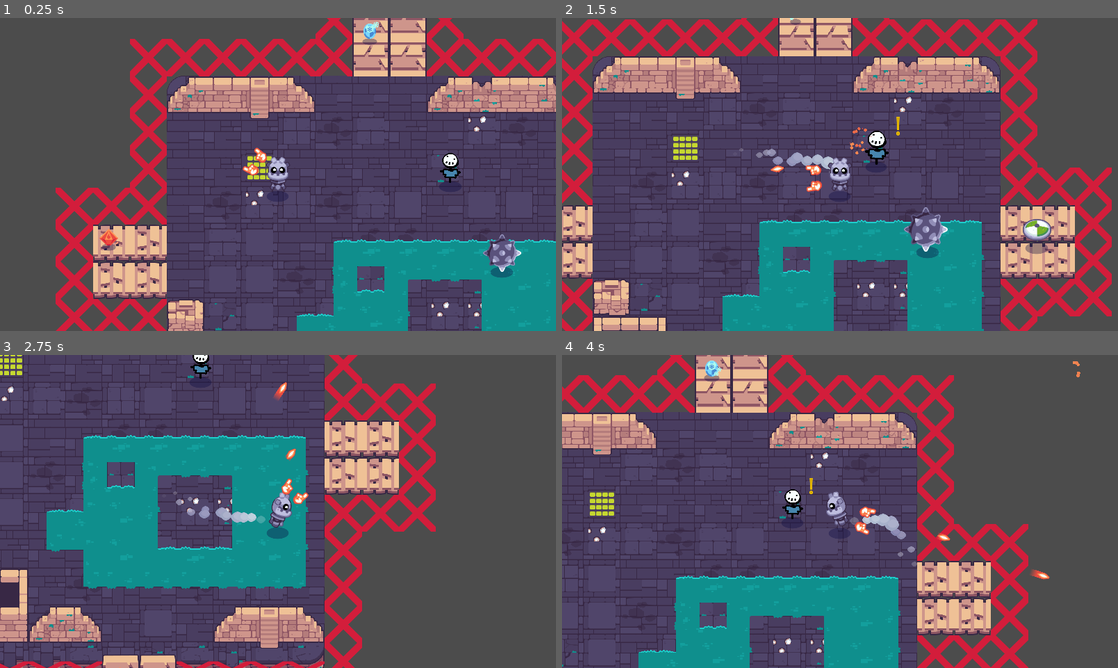
Above: before the commit, frames 1-4 (two rows, left to right).
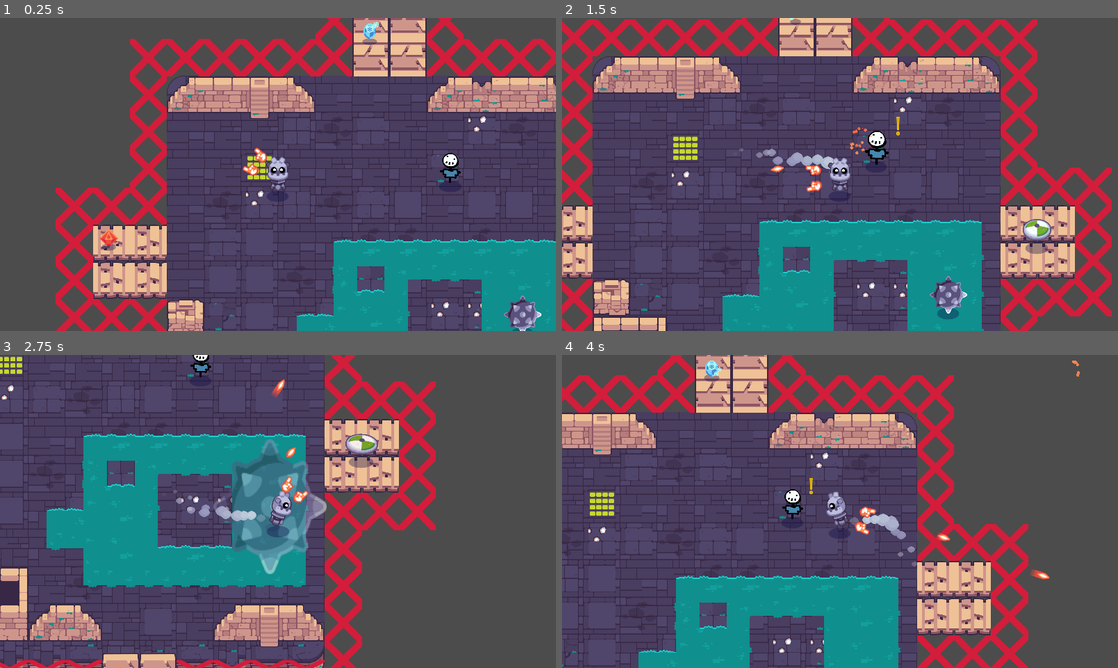
Above: after the commit, the same moments.

Repository: FossRyanH/Godot-Enter-Gungeon-Clone
Game: Godot game, scene res://rooms/TestRoom.tscn
Same seed, same stepped clock (60 frames per second), same inputs: the game is played once before the commit and once after it. The project has no main scene, so this scene is started directly. Sound files missing from this copy of the repository are replaced by a short silence.
Inputs (mouse positions are in pixels of both pictures, inside the frame that each line leads up to):
- Up to frame 1 (0.25 s): no input
- Up to frame 2 (1.5 s): move the mouse to (962, 158) at 0.52 s; press the mouse at (962, 158) at 0.53 s; hold D (move_right) 0.53-1.28 s; move the mouse to (728, 190) at 1.27 s; release the mouse at (728, 190) at 1.28 s; hold S (move_down) from 1.28 s (still down); click (728, 190) at 1.35 s
- Up to frame 3 (2.75 s): move the mouse to (333, 442) at 2.02 s; release S (move_down) at 2.03 s; press the mouse at (333, 442) at 2.03 s; hold D (move_right) from 2.03 s (still down)
- Up to frame 4 (4 s): move the mouse to (812, 574) at 2.77 s; release D (move_right) at 2.78 s; release the mouse at (812, 574) at 2.78 s; hold W (move_up) 2.78-3.53 s; click (812, 574) at 2.85 s; move the mouse to (1006, 558) at 3.52 s; press the mouse at (1006, 558) at 3.53 s; hold A (move_left) from 3.53 s (still down)

The runs differ from the first frame. In frame 1, 1.0% of the frame differs, in the area x 86-98%, y 69-100%; in frame 2, 1.2%; in frame 3, 16%, in the area x 0-79%, y 0-100%; in frame 4, less than 0.1%.

Commit message:
completed bomb mob! including damaging and other bodies in the explosion range!

Diff:
--- a/godot-final-game-start-project/bullets/fire_ball/Fireball.tscn
+++ b/godot-final-game-start-project/bullets/fire_ball/Fireball.tscn
@@ -187,7 +187,7 @@
 color_ramp = SubResource( 10 )
 
 [node name="Fireball" type="Area2D"]
-collision_layer = 0
+collision_layer = 2
 collision_mask = 18
 script = ExtResource( 4 )
 
--- a/godot-final-game-start-project/mobs/Cannon.tscn
+++ b/godot-final-game-start-project/mobs/Cannon.tscn
@@ -9,4 +9,4 @@
 bullet_speed = 750.0
 
 [node name="Position2D" type="Position2D" parent="."]
-position = Vector2( 37, 0 )
+position = Vector2( 82, 0 )
--- a/godot-final-game-start-project/mobs/Mob.gd
+++ b/godot-final-game-start-project/mobs/Mob.gd
@@ -12,7 +12,7 @@
 export var points := 10
 # How far from the player this mob will orbit. The export hint in parentheses limits
 # The minimum and maximum orbit distance you can choose.
-export (float, 100.0, 400.0, 1.0) var orbit_distance := 200
+export (float, 100.0, 400.0, 1.0) var orbit_distance := 200.0
 # Movement speed in pixels per second.
 export var speed := 250.0
 
--- a/godot-final-game-start-project/mobs/bomb/Bomb.gd
+++ b/godot-final-game-start-project/mobs/bomb/Bomb.gd
@@ -1,15 +1,18 @@
 extends Mob
 
-# The amount of damage the shockwave ill deal instead of full damage
-export(int, 1, 4, 1) var shockwave_damage := 1
+export var shockwave_damage := 2
 
-# Get a handle to the shockarea
-onready var shockwave_area := $ShockArea
+onready var shockwave := $ShockArea
 
 
 func _ready() -> void:
 	_animation_player.connect("animation_finished", self, "on_AnimationPlayer_animation_finished")
-	shockwave_area.connect("body_entered", self, "on_ShockArea_body_entered")
+	shockwave.connect("body_entered", self, "on_ShockWave_emitted")
+
+
+func _on_AttackArea_body_entered(body: Robot) -> void:
+	_sprite_alert.visible = true
+	_animation_player.play("will_explode")
 
 
 func on_AnimationPlayer_animation_finished(anim_name: String) -> void:
@@ -20,14 +23,8 @@
 	elif anim_name == "explode":
 		queue_free()
 
-
-func _on_AttackArea_body_entered(body: Robot) -> void:
-	if body is Robot:
-		_animation_player.play("will_explode")
-
-
-func on_ShockArea_body_entered(_body: Node) -> void:
-	if _body == self:
+func on_ShockWave_emitted(body: Node) -> void:
+	if body == self:
 		return
-	if _body.has_method("take_damage"):
-		_body.take_damage(damage)
+	if body.has_method("take_damage"):
+		body.take_damage(damage)
--- a/godot-final-game-start-project/mobs/bomb/Bomb.tscn
+++ b/godot-final-game-start-project/mobs/bomb/Bomb.tscn
@@ -134,24 +134,10 @@
 tracks/9/imported = false
 tracks/9/enabled = true
 tracks/9/keys = {
-"times": PoolRealArray( 0, 0.6, 1.2 ),
-"transitions": PoolRealArray( 1, 1, 1 ),
-"update": 0,
-"values": [ 450.0, 500.0, 450.0 ]
-}
-tracks/10/type = "method"
-tracks/10/path = NodePath(".")
-tracks/10/interp = 1
-tracks/10/loop_wrap = true
-tracks/10/imported = false
-tracks/10/enabled = true
-tracks/10/keys = {
-"times": PoolRealArray( 2 ),
-"transitions": PoolRealArray( 1 ),
-"values": [ {
-"args": [  ],
-"method": "queue_free"
-} ]
+"times": PoolRealArray( 0, 0.15, 0.35, 0.4 ),
+"transitions": PoolRealArray( 1, 1, 1, 1 ),
+"update": 0,
+"values": [ 450.0, 500.0, 575.0, 0.01 ]
 }
 
 [sub_resource type="Animation" id=13]
@@ -184,7 +170,7 @@
 }
 
 [sub_resource type="CircleShape2D" id=10]
-radius = 450.0
+radius = 0.01
 
 [sub_resource type="Gradient" id=11]
 offsets = PoolRealArray( 0, 0.133333, 0.283333, 0.74, 1 )
@@ -244,6 +230,7 @@
 stream = ExtResource( 4 )
 
 [node name="AnimationPlayer" parent="." index="9"]
+autoplay = ""
 anims/explode = SubResource( 3 )
 anims/will_explode = SubResource( 13 )
 
@@ -266,6 +253,5 @@
 texture = ExtResource( 6 )
 
 [node name="Sprite" type="Sprite" parent="ShockArea" index="2"]
-modulate = Color( 1, 1, 1, 0 )
-scale = Vector2( 0.986667, 0.986667 )
+scale = Vector2( 1e-05, 1e-05 )
 texture = ExtResource( 8 )
--- /dev/null
+++ b/godot-final-game-start-project/mobs/shield/Fireball.tscn
@@ -0,0 +1,7 @@
+[gd_scene load_steps=2 format=2]
+
+[ext_resource path="res://bullets/fire_ball/Fireball.tscn" type="PackedScene" id=1]
+
+[node name="Fireball" instance=ExtResource( 1 )]
+collision_layer = 16
+collision_mask = 17
--- a/godot-final-game-start-project/mobs/shield/ShieldMob.tscn
+++ b/godot-final-game-start-project/mobs/shield/ShieldMob.tscn
@@ -37,9 +37,8 @@
 wait_time = 1.0
 
 [node name="Cannon" parent="." index="10" instance=ExtResource( 3 )]
-BulletScene = ExtResource( 6 )
-max_range = 1000.0
-bullet_speed = 650.0
+position = Vector2( -1, 0 )
+max_range = 1250.0
 
 [node name="RayCast2D" type="RayCast2D" parent="." index="11"]
 modulate = Color( 0.313726, 1, 0, 1 )
--- a/godot-final-game-start-project/rooms/TestRoom.tscn
+++ b/godot-final-game-start-project/rooms/TestRoom.tscn
@@ -102,8 +102,7 @@
 
 [node name="ShieldMob" parent="." instance=ExtResource( 9 )]
 position = Vector2( 1534, 598 )
-health = 1
-orbit_distance = 200.0
+health = 2
 
 [node name="Bomb" parent="." instance=ExtResource( 10 )]
-position = Vector2( 1157, 612 )
+position = Vector2( 1228, 823 )
